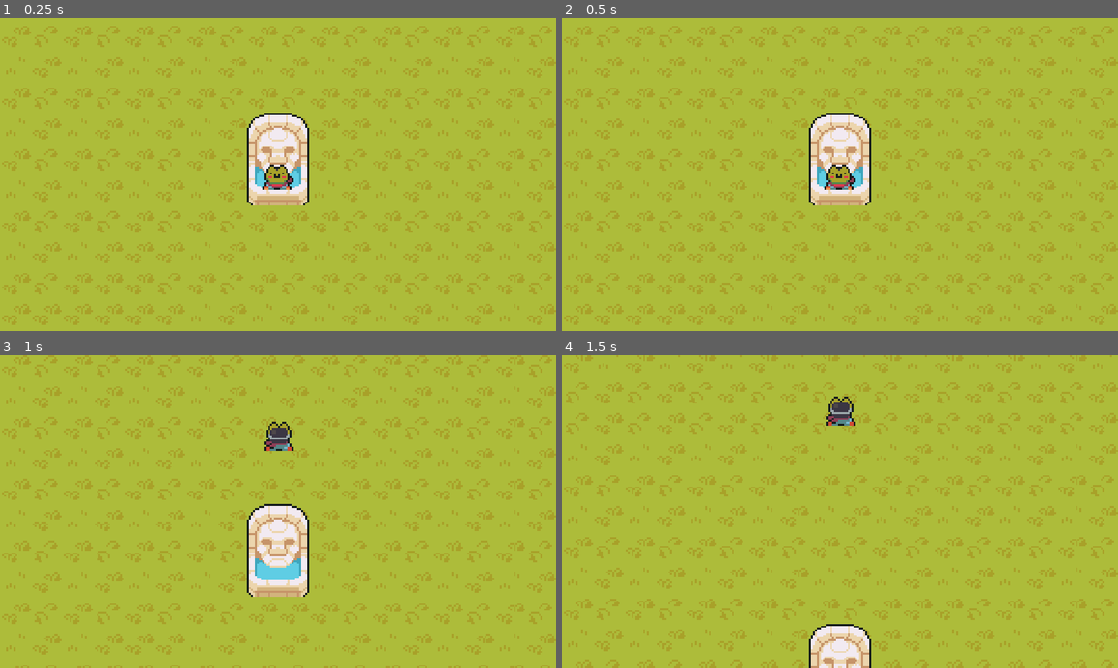
Above: before the commit, frames 1-4 (two rows, left to right).
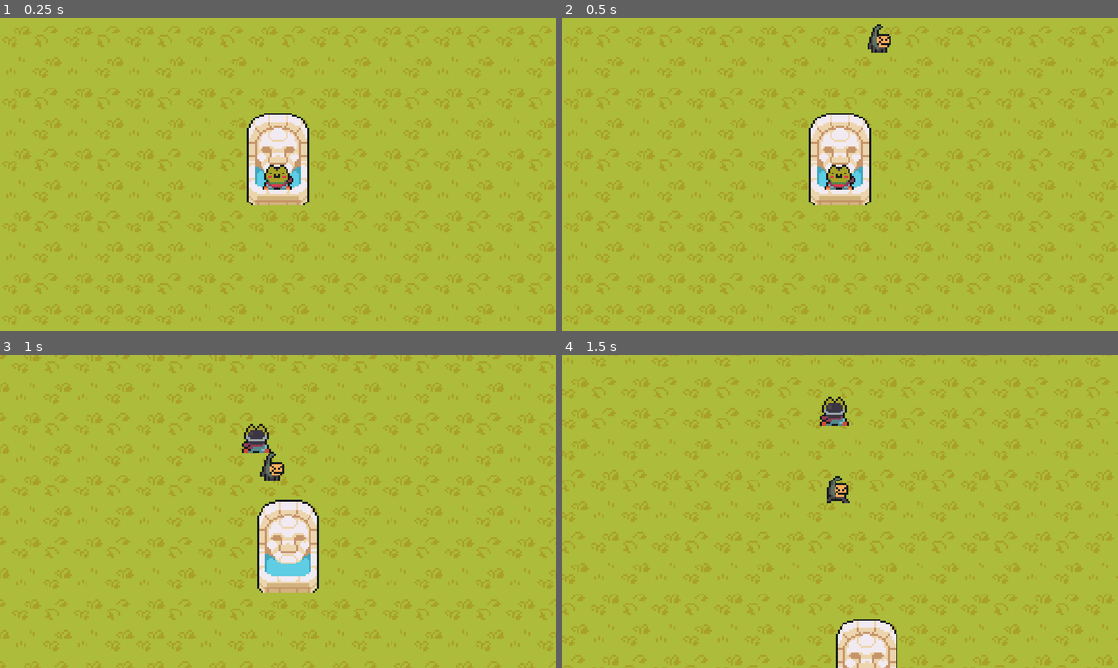
Above: after the commit, the same moments.

Repository: SushiOnToast/frogbound
Game: Godot game, scene res://scenes/level.tscn
The game is run twice, just before and just after one commit, with the same random seed, the same clock (stepped at 60 frames per second) and the same inputs.
Inputs:
- Up to frame 1 (0.25 s): no input
- Up to frame 2 (0.5 s): no input
- Up to frame 3 (1 s): hold W (up) from 0.53 s (still down)
- Up to frame 4 (1.5 s): keep holding W (up)

Frame 1 is identical in both runs. In frame 2, 0.3% of the frame differs, in the area x 55-60%, y 2-12%; in frame 3, 23%, in the area x 0-100%, y 0-100%; in frame 4, 21%.

Commit message:
add lizard enemy and chasing logic

Diff:
--- a/project.godot
+++ b/project.godot
@@ -47,6 +47,7 @@
 
 2d_physics/layer_1="environment"
 2d_physics/layer_2="player"
+2d_physics/layer_3="enemy"
 
 [physics]
 
--- a/scenes/level.tscn
+++ b/scenes/level.tscn
@@ -1,12 +1,14 @@
 [gd_scene format=4 uid="uid://blyrwel5vtouv"]
 
-[ext_resource type="Texture2D" uid="uid://bi46xs7sog0e5" path="res://scenes/TilesetVillageAbandoned.png" id="1_ppgk2"]
-[ext_resource type="Texture2D" uid="uid://dl4vitp7js6r" path="res://scenes/TilesetDesert.png" id="2_2r41h"]
-[ext_resource type="Texture2D" uid="uid://ba4c0qlaey3ln" path="res://scenes/TilesetNature.png" id="3_klq6b"]
-[ext_resource type="Texture2D" uid="uid://krl71lheqm55" path="res://scenes/TilesetFloor.png" id="4_b121j"]
-[ext_resource type="Texture2D" uid="uid://du8c810wi3vk5" path="res://scenes/TilesetFloorDetail.png" id="5_8c41q"]
+[ext_resource type="Texture2D" uid="uid://bi46xs7sog0e5" path="res://assets/map/TilesetVillageAbandoned.png" id="1_ppgk2"]
+[ext_resource type="Texture2D" uid="uid://dl4vitp7js6r" path="res://assets/map/TilesetDesert.png" id="2_2r41h"]
+[ext_resource type="Texture2D" uid="uid://ba4c0qlaey3ln" path="res://assets/map/TilesetNature.png" id="3_klq6b"]
+[ext_resource type="Texture2D" uid="uid://krl71lheqm55" path="res://assets/map/TilesetFloor.png" id="4_b121j"]
+[ext_resource type="Texture2D" uid="uid://du8c810wi3vk5" path="res://assets/map/TilesetFloorDetail.png" id="5_8c41q"]
 [ext_resource type="PackedScene" uid="uid://bfpgsnvw57dk8" path="res://scenes/player.tscn" id="6_2r41h"]
 [ext_resource type="Script" uid="uid://d0ioa4jvoque5" path="res://scripts/player_camera.gd" id="7_klq6b"]
+[ext_resource type="Script" uid="uid://c14nrt0ujjpk8" path="res://scripts/enemies.gd" id="8_8c41q"]
+[ext_resource type="PackedScene" uid="uid://b0p256u081kfh" path="res://scenes/lizard.tscn" id="8_b121j"]
 
 [sub_resource type="TileSetAtlasSource" id="TileSetAtlasSource_olg7q"]
 texture = ExtResource("1_ppgk2")
@@ -2637,3 +2639,10 @@
 position_smoothing_enabled = true
 position_smoothing_speed = 2.5
 script = ExtResource("7_klq6b")
+
+[node name="Enemies" type="Node2D" parent="." unique_id=583297419 node_paths=PackedStringArray("player")]
+script = ExtResource("8_8c41q")
+player = NodePath("../Player")
+
+[node name="Lizard" parent="Enemies" unique_id=687837315 instance=ExtResource("8_b121j")]
+position = Vector2(34, -119)
--- a/scenes/lizard.tscn
+++ b/scenes/lizard.tscn
@@ -1,6 +1,7 @@
 [gd_scene format=3 uid="uid://b0p256u081kfh"]
 
 [ext_resource type="Texture2D" uid="uid://bvv3t2v6ernnd" path="res://assets/mobs/Lizard2.png" id="1_4qrxi"]
+[ext_resource type="Script" uid="uid://c1mgi1b4kyj30" path="res://scripts/lizard.gd" id="1_eawkj"]
 
 [sub_resource type="AtlasTexture" id="AtlasTexture_lhscj"]
 atlas = ExtResource("1_4qrxi")
@@ -137,9 +138,18 @@
 "speed": 5.0
 }]
 
+[sub_resource type="CircleShape2D" id="CircleShape2D_7e1q3"]
+radius = 6.0827627
+
 [node name="Lizard" type="CharacterBody2D" unique_id=687837315]
+collision_layer = 4
+script = ExtResource("1_eawkj")
 
 [node name="AnimatedSprite2D" type="AnimatedSprite2D" parent="." unique_id=1591814021]
 sprite_frames = SubResource("SpriteFrames_cn4oy")
 animation = &"down"
 autoplay = "down"
+
+[node name="CollisionShape2D" type="CollisionShape2D" parent="." unique_id=196941971]
+position = Vector2(0, 2)
+shape = SubResource("CircleShape2D_7e1q3")
--- a/scenes/player.tscn
+++ b/scenes/player.tscn
@@ -191,6 +191,8 @@
 size = Vector2(13, 13)
 
 [node name="Player" type="CharacterBody2D" unique_id=1404794937]
+collision_layer = 2
+collision_mask = 5
 script = ExtResource("1_g2els")
 
 [node name="AnimatedSprite2D" type="AnimatedSprite2D" parent="." unique_id=1690624140]
--- /dev/null
+++ b/scripts/enemies.gd
@@ -0,0 +1,9 @@
+extends Node2D
+
+@export var player: CharacterBody2D
+
+func _ready() -> void:
+	var enemies = get_tree().get_nodes_in_group("enemies")
+
+	for enemy in enemies:
+		enemy.player = player
--- /dev/null
+++ b/scripts/lizard.gd
@@ -0,0 +1,28 @@
+extends CharacterBody2D
+
+@export var player: CharacterBody2D
+@onready var animated_sprite_2d = $AnimatedSprite2D
+
+var player_dir: Vector2
+const SPEED = 100
+
+func animate_sprite(direction: Vector2) -> void:
+	if direction == Vector2.UP:
+		animated_sprite_2d.play("up")
+	elif direction == Vector2.DOWN:
+		animated_sprite_2d.play("down")
+	elif direction == Vector2.LEFT:
+		animated_sprite_2d.play("left")
+	elif direction == Vector2.RIGHT:
+		animated_sprite_2d.play("right")
+
+func _ready() -> void:
+	add_to_group("enemies")
+
+func _physics_process(delta: float) -> void:
+	player_dir = position.direction_to(player.position)
+	animate_sprite(player_dir)
+	print(player_dir)
+
+	velocity = player_dir * SPEED
+	move_and_slide()
Renamed: scenes/TilesetDesert.png -> assets/map/TilesetDesert.png
Not shown, changed: assets/map/TilesetDesert.png.import
Renamed: scenes/TilesetFloor.png -> assets/map/TilesetFloor.png
Not shown, changed: assets/map/TilesetFloor.png.import
Renamed: scenes/TilesetFloorDetail.png -> assets/map/TilesetFloorDetail.png
Not shown, changed: assets/map/TilesetFloorDetail.png.import
Renamed: scenes/TilesetNature.png -> assets/map/TilesetNature.png
Not shown, changed: assets/map/TilesetNature.png.import
Renamed: scenes/TilesetVillageAbandoned.png -> assets/map/TilesetVillageAbandoned.png
Not shown, changed: assets/map/TilesetVillageAbandoned.png.import
Not shown, added: scripts/enemies.gd.uid
Not shown, added: scripts/lizard.gd.uid
